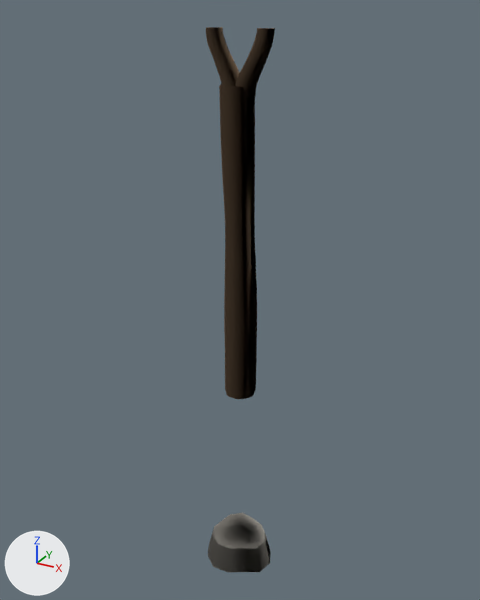
The glTF model assets/tower/approved-library/architecture/bagana-f1-3x13x3-v2.glb: old version first, new version second.
One viewpoint serves both versions: a 50 mm lens placed at (2.48, -4.49, 3.38), pointed at (-0.05, 0.1, 1.08). Every picture has the same lights, and +X, +Y and +Z are marked at lower left. The first picture is the older version. Vertices at exactly the same position are counted once.

Names of what the first picture shows: 'bagana_stone', 'bagana_wood'.
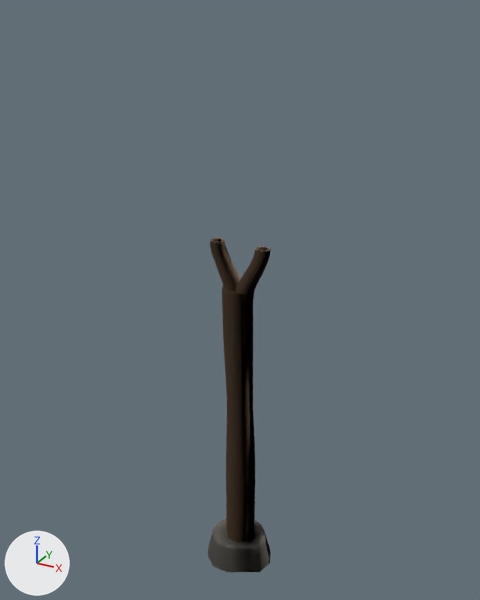
Location of each change, (x1, y1, x2, y2) in pixels of the pictures (480 x 600 px):
'bagana_wood', moved
    before: (206, 27, 275, 399)
    after: (210, 238, 271, 542)

Patch to the scene script:
```diff
--- a/assets/tower/approved-library/architecture/bagana-f1-3x13x3-v2.glb.py
+++ b/assets/tower/approved-library/architecture/bagana-f1-3x13x3-v2.glb.py
@@ me_bagana_form_1_wood @@
 # used by ob_bagana_wood; location = (0.0, 0.0, 0.0)
-me_bagana_form_1_wood.from_pydata(...)  # 976 vertices, 1936 faces; spans x -0.27..0.28, y -0.14..0.14, z 0.25..3.25
+me_bagana_form_1_wood.from_pydata(...)  # 976 vertices, 1936 faces; spans x -0.27..0.28, y -0.14..0.14, z -1.38..1.62
+# me_bagana_form_1_wood part 1: the whole mesh is moved by (0.0, 0.0, -1.62)
 me_bagana_form_1_wood.materials.append(mat_alantil_bagana_wood_pbr)
```
